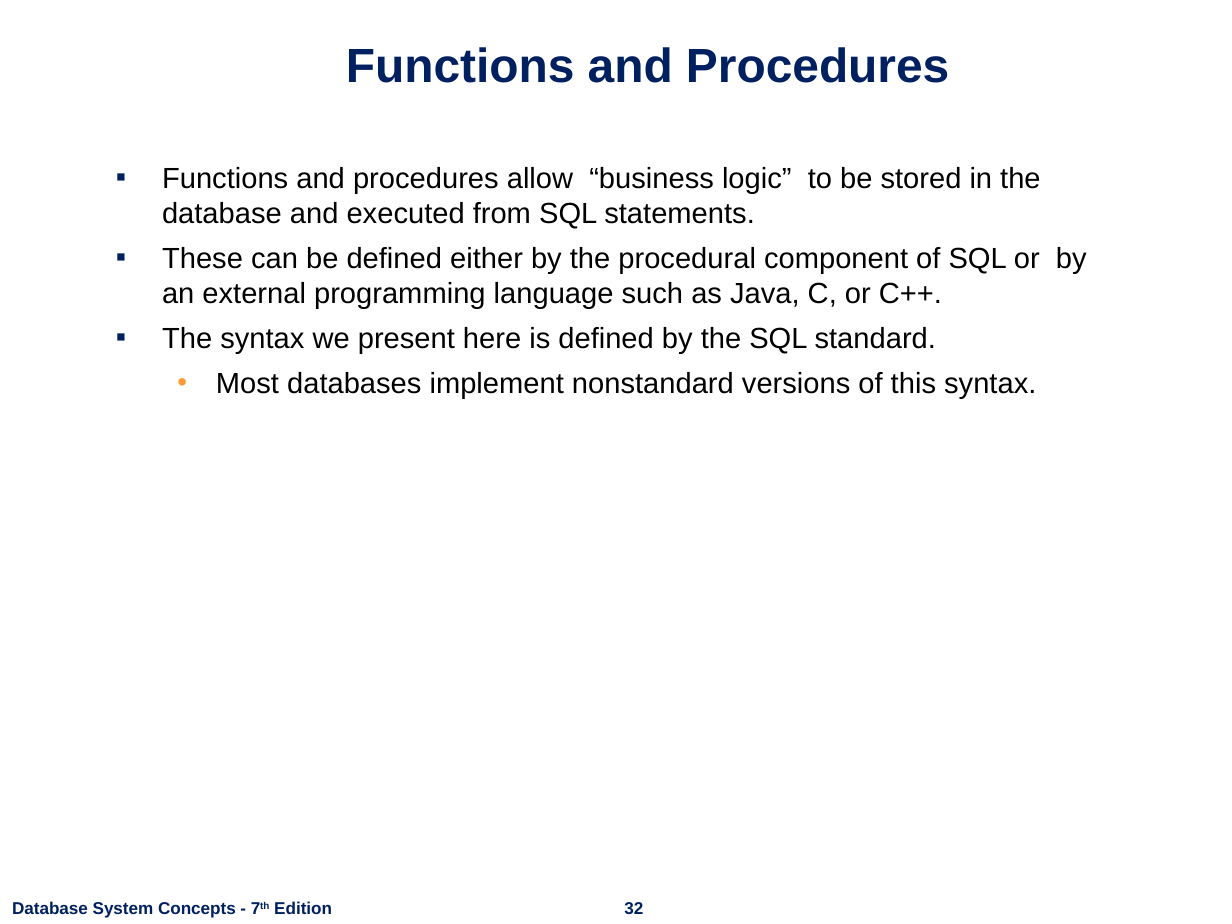
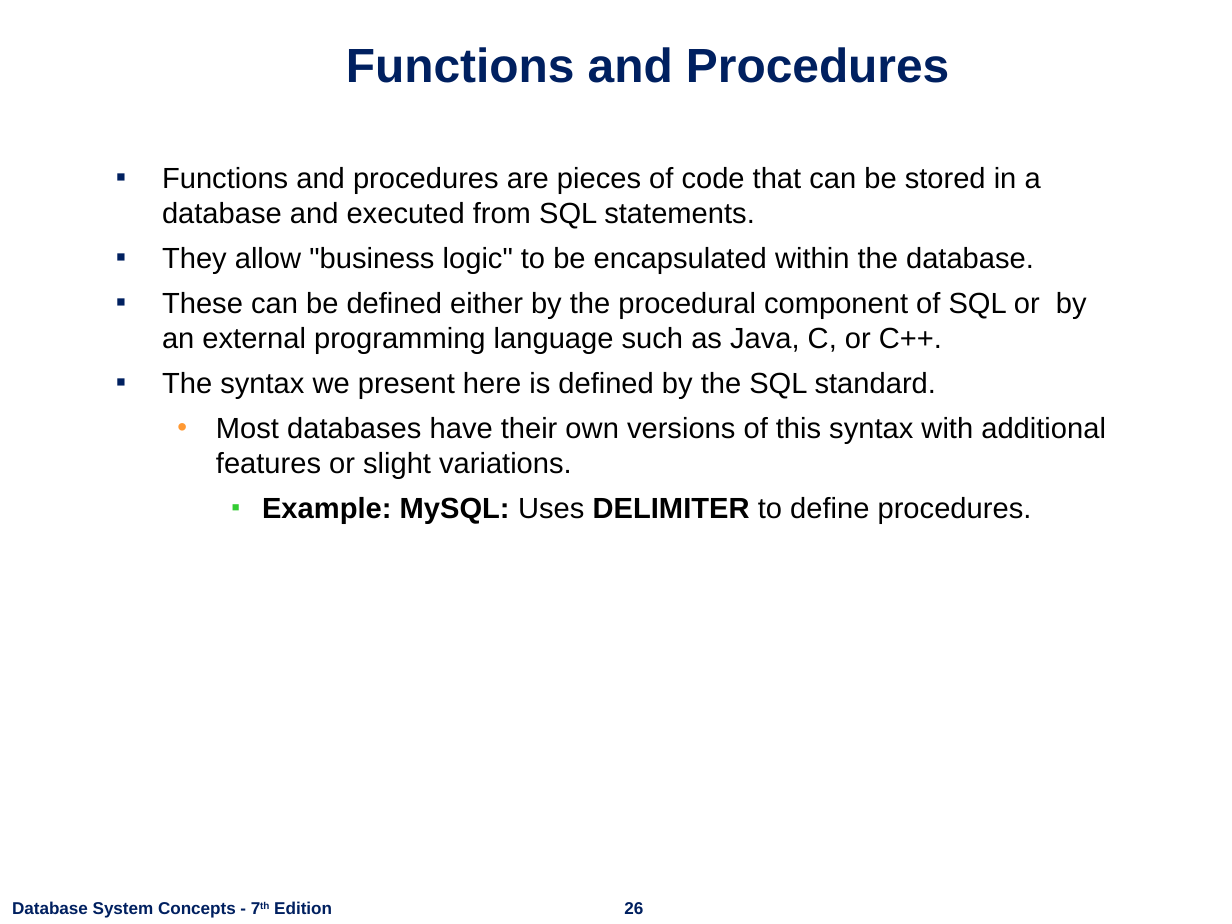
Before and after one commit to nashurgessa/DB-practices, a slide deck: slide 26 of Slides/L18-24 Advanced SQL.pptx (slide 32 before the commit). Drawn at 1232x924 pixels with LibreOffice and Linux fonts; fonts in the diff are those of the drawing; background and template pictures are left out. Boxes give left, top, right and bottom in pixels: in the first picture for what was removed or moved away, otherwise in the second. Text is boxed around its words. In the diff, an @@ line names an element or a change of style, - is before the commit and + after.

```diff
--- a/Slides/L18-24 Advanced SQL.pptx
+++ b/Slides/L18-24 Advanced SQL.pptx
@@ text at [162,167,1041,273]: text changed @@
-▪ Functions and procedures allow “business logic” to be stored in the database and executed from SQL statements.
+▪ Functions and procedures are pieces of code that can be stored in a database and executed from SQL statements.
+▪ They allow "business logic" to be encapsulated within the database.
@@ text at [216,417,1106,523]: text changed @@
-  • Most databases implement nonstandard versions of this syntax.
+  • Most databases have their own versions of this syntax with additional features or slight variations.
+    ▪ Example: MySQL: Uses DELIMITER to define procedures.
@@ page number at [624,902,643,914]: text changed @@
-32
+26
```
Also in this commit, not shown: 8 other slides changed, 11 slides added, 13 slides removed, 2 other files.
